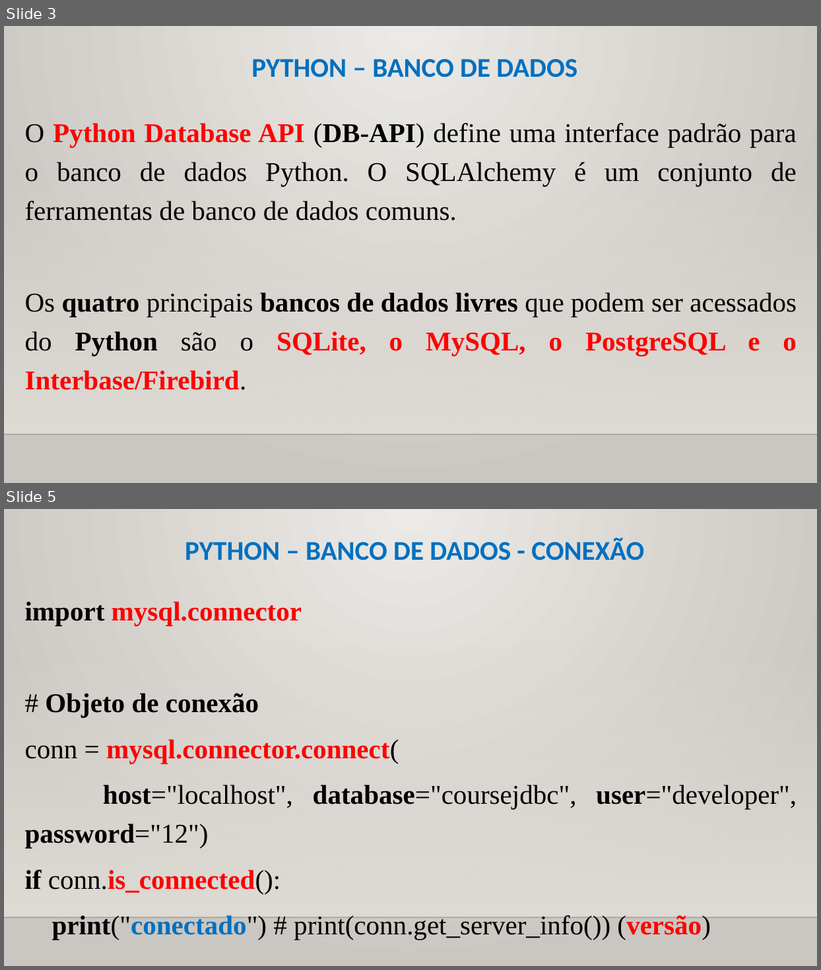
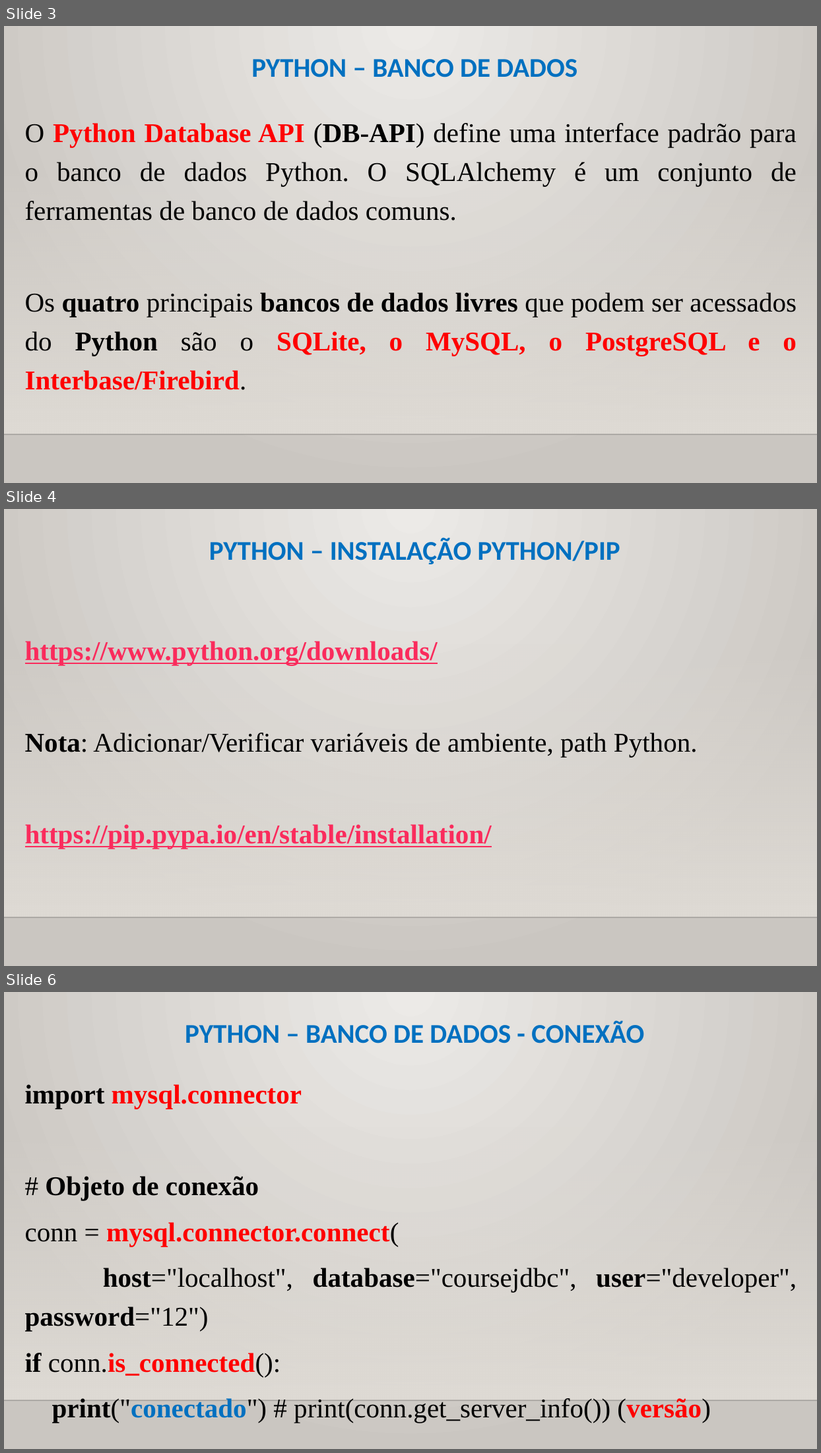
Before and after one commit to CloudEducationBrazil/WydenPythonParadigmas, a slide deck: 01 Classes/Aula 12, 13 Programação Python - Banco de Dados.pptx. Shown one above the other, each under a label of ours: slides 3 and 5 before the commit, slides 3, 4 and 6 after it; the slides between them are not shown. The pictures are 821x970 and 821x1453 pixels, drawn with LibreOffice and Linux fonts; fonts in the diff are those of the drawing; background and template pictures are left out. Boxes give left, top, right and bottom in pixels: in the first picture for what was removed or moved away, otherwise in the second. Text is boxed around its words. In the diff, an @@ line names an element or a change of style, - is before the commit and + after.

Commit message:
PPTs Python 07Junho2022

```diff
--- a/01 Classes/Aula 12, 13 Programação Python - Banco de Dados.pptx
+++ b/01 Classes/Aula 12, 13 Programação Python - Banco de Dados.pptx
@@ slide 4 added at (x1=4, y1=509, x2=817, y2=966), background picture (left out); not listed: 2 template elements that a slide beside it also shows @@
@@ title added at (x1=209, y1=537, x2=620, y2=564), 24 pt, text #0070C0, bold @@
+PYTHON – INSTALAÇÃO PYTHON/PIP
@@ text added at (x1=25, y1=641, x2=698, y2=848), 24 pt, text #FA2B5C, bold, underline @@
+https://www.python.org/downloads/
+Nota: Adicionar/Verificar variáveis de ambiente, path Python.
+https://pip.pypa.io/en/stable/installation/
@@ what was slide 5 is now slide 6 @@
```
Also in this commit, not shown: 1 slide changed, 25 other files.
